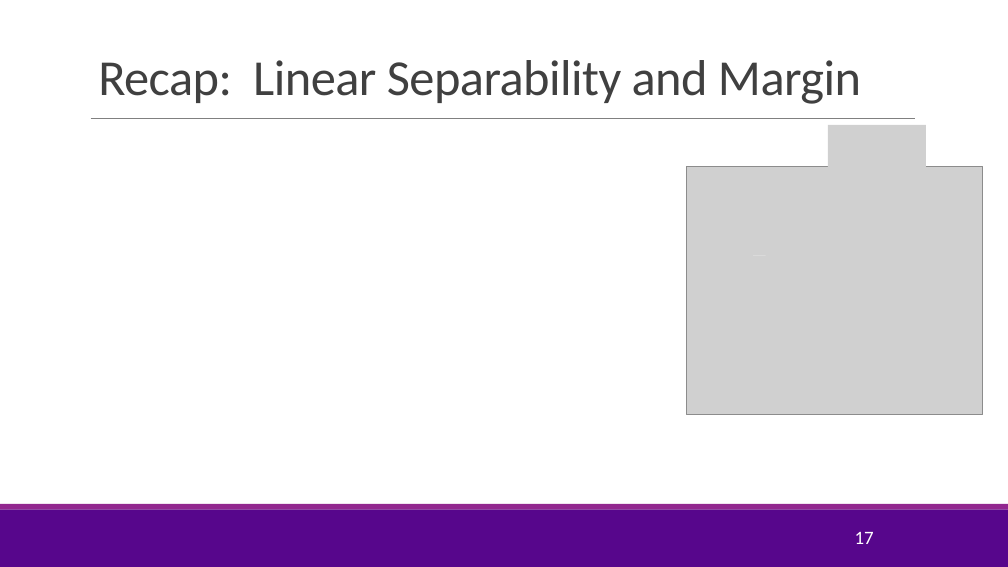
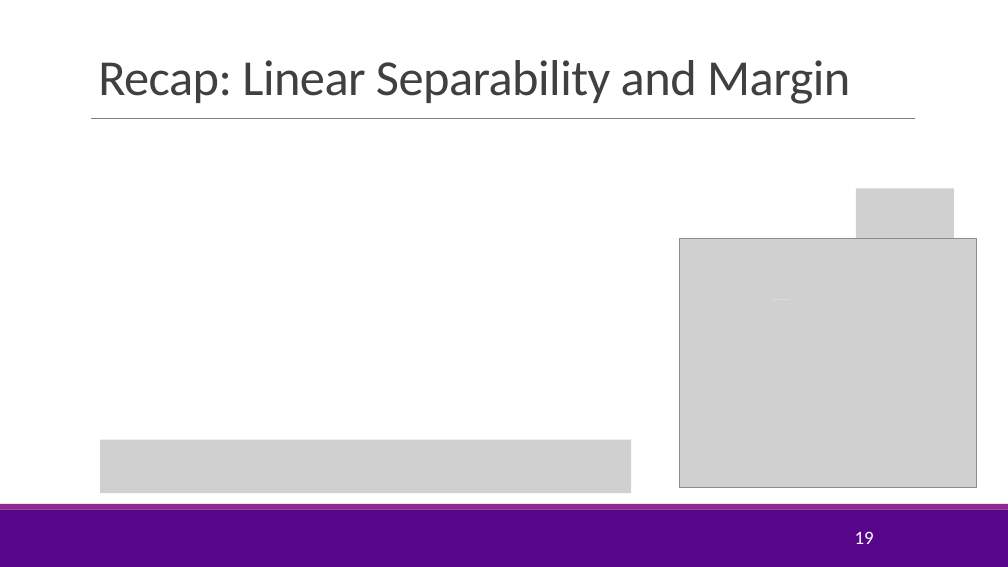
Before and after one commit to joshzzl/introml, a slide deck: slide 19 of lectures/Lect08_SVM.pptx (slide 17 before the commit). Drawn at 1008x567 pixels with LibreOffice and Linux fonts; fonts in the diff are those of the drawing; grey boxes stand for pictures; background and template pictures are left out. Boxes give left, top, right and bottom in pixels: in the first picture for what was removed or moved away, otherwise in the second. Text is boxed around its words. In the diff, an @@ line names an element or a change of style, - is before the commit and + after.

```diff
--- a/lectures/Lect08_SVM.pptx
+++ b/lectures/Lect08_SVM.pptx
@@ title "Recap: Linear Separability and Margin" rewrapped from <box>98,60,861,104</box> to <box>98,60,850,104</box> @@
@@ picture removed at <box>828,125,926,175</box> @@
@@ picture removed at <box>761,197,798,227</box> @@
@@ picture added at <box>856,188,954,238</box> @@
@@ picture: place and size @@
-picture at <box>687,166,983,415</box>
+picture at <box>680,238,976,487</box>
@@ picture removed at <box>737,225,774,256</box> @@
@@ rectangle: place and size @@
-rectangle at <box>779,203,796,228</box>
+rectangle at <box>772,274,789,299</box>
@@ rectangle: place and size @@
-rectangle at <box>753,236,766,256</box>
+rectangle at <box>746,309,759,328</box>
@@ picture added at <box>101,440,631,494</box> @@
@@ page number at <box>855,531,874,544</box>: text changed @@
-17
+19
```
Also in this commit, not shown: 11 other slides changed, 4 slides added, 2 other files.
